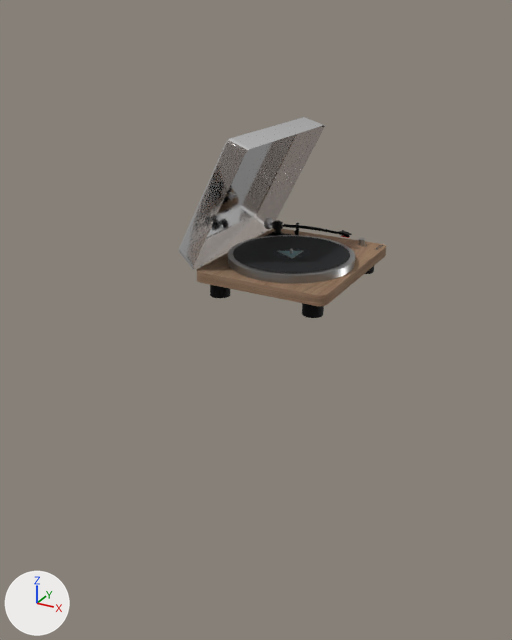
The glTF model Projeto_Cena_Exemplo/models/RecordPlayer.glb as it was, and as the next commit left it.
Before and after are seen from a 50 mm camera at (0.713, -1.501, 0.625) aimed at (-0.083, -0.053, -0.099). The lights are fixed; the arrows at lower left show +X, +Y and +Z. Where no turn or scale is listed for an object, it has been applied to the vertices.

The older version as bpy lines, for what is in view:
```python
me_cube_007 = bpy.data.meshes.new('Cube.007')
me_cube_007.from_pydata(...)  # 1240 vertices, 2476 faces; spans x -0.049..0.147, y -0.204..0.204, z 0.002..0.315
me_cube_007.materials.append(mat_glass)  # light grey #d6c9c1
me_cylinder_001 = bpy.data.meshes.new('Cylinder.001')
me_cylinder_001.from_pydata(...)  # a 32-sided cylinder along z spanning x -0.153..0.153, y -0.153..0.153, z -0.009..0.01
me_cylinder_001.materials.append(mat_steel_001)  # grey #a6a6a6
me_plane = bpy.data.meshes.new('Plane')
me_plane.from_pydata(...)  # 4 vertices, 2 faces; spans x -0.14..0.14, y -0.14..0.14, z 0.0
me_plane.materials.append(mat_vynil_baked)  # picture img_vynil_rgba
ob_dustcover = bpy.data.objects.new('DustCover', me_cube_007)
ob_dustcover.location = (-0.169, 0.0, 0.058)
ob_vinylbase = bpy.data.objects.new('VinylBase', me_cylinder_001)
ob_vinylbase.location = (0.002, -0.031, 0.075)
ob_vinyldisk = bpy.data.objects.new('VinylDisk', me_plane)
ob_vinyldisk.location = (0.002, -0.031, 0.086)
# also in view: 'Base' at (0.0, 0.0, 0.053)
```
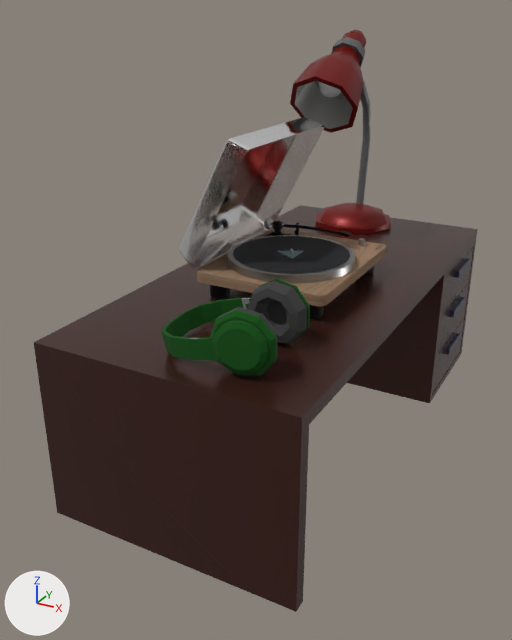
What the commit changed:
Picture 'House_Props_Diffuse' (img_house_props_diffuse) is new.
Material 'GrayTone1' (mat_graytone1) is new.
Its base color is (0.0, 0.0734, 0.00084) (dark green #004d03).
Its roughness is 1.0.
Material 'GrayTone2' (mat_graytone2) is new.
Its base color is (0.0445, 0.0445, 0.0445) (black #3c3c3c).
Its roughness is 1.0.
Material 'GrayTone3' (mat_graytone3) is new.
Its base color is (0.196, 0.196, 0.196) (grey #7a7a7a).
Its roughness is 1.0.
Material 'Black' (mat_black) is new.
Its base color is (0.179, 0.00191, 0.0) (dark red #750600).
Its metallic is 0.4.
Its roughness is 0.415.
Material 'LightMetal' (mat_lightmetal) is new.
Its base color is (0.139, 0.139, 0.139) (dark grey #686868).
Its metallic is 0.4.
Its roughness is 0.415.
Material 'White' (mat_white) is new.
Its base color is (0.358, 0.355, 0.344) (grey #a1a19e).
Its metallic is 0.4.
Its roughness is 0.415.
Material 'Material' (mat_material) is new.
Its texture is img_house_props_diffuse.
Its metallic is 0.4.
Its roughness is 0.272.
Mesh me_headphones_cube_mesh is new.
It has 378 vertices, 746 faces and spans x -0.259..0.01, y -0.118..0.11, z -0.08..0.057.
Faces by material slot: [460, 20, 266].
It uses material mat_graytone1 (dark green #004d03).
It uses material mat_graytone3 (grey #7a7a7a).
It uses material mat_graytone2 (black #3c3c3c).
Mesh me_sphere is new.
It is a UV sphere (32 segments, 16 rings, poles along z) spanning x -1.0..1.0, y -1.0..1.0, z -1.0..1.0.
Mesh me_light_desk is new.
It has 184 vertices, 356 faces and spans x -0.126..0.126, y -0.327..0.126, z 0.0..0.573.
Faces by material slot: [194, 140, 22].
It uses material mat_black (dark red #750600).
It uses material mat_lightmetal (dark grey #686868).
It uses material mat_white (grey #a1a19e).
Mesh me_desk is new.
It has 96 vertices, 166 faces and spans x -0.305..0.317, y -0.309..0.96, z 0.0..0.433.
It uses material mat_material (picture img_house_props_diffuse).
Object 'Headphones_Cube' (ob_headphones_cube) is new; it shows me_headphones_cube_mesh.
Its location is (0.18, -0.396, 0.075).
Object 'VidroLampada' (ob_vidrolampada) is new; it shows me_sphere.
Its location is (-0.074, 0.349, 0.44).
Its scale is (-0.035, -0.035, -0.035).
Object 'Light_Desk' (ob_light_desk) is new; it shows me_light_desk.
Its location is (-0.077, 0.576, -0.002).
Object 'Desk' (ob_desk) is new; it shows me_desk.
Its location is (-0.018, -0.256, -0.437).

Where the change shows, as pixel boxes [x1, y1, x2, y2] in the pictures (512 x 640 px):
'Desk', added (brown): after [34, 205, 478, 612]
'Headphones_Cube', added: after [161, 279, 310, 376]
    faces in mat_graytone1 (dark green #004d03): [161, 279, 310, 376]
    faces in mat_graytone2 (black #3b3b3b): [219, 281, 307, 357]
'Light_Desk', added: after [290, 29, 391, 234]
    faces in mat_black (dark red #750600): [290, 29, 391, 234]
    faces in mat_white (grey #a1a19e): [295, 81, 353, 129]
    faces in mat_lightmetal (dark grey #686868): [331, 37, 370, 205]
'VidroLampada', added: after [318, 82, 341, 98]
